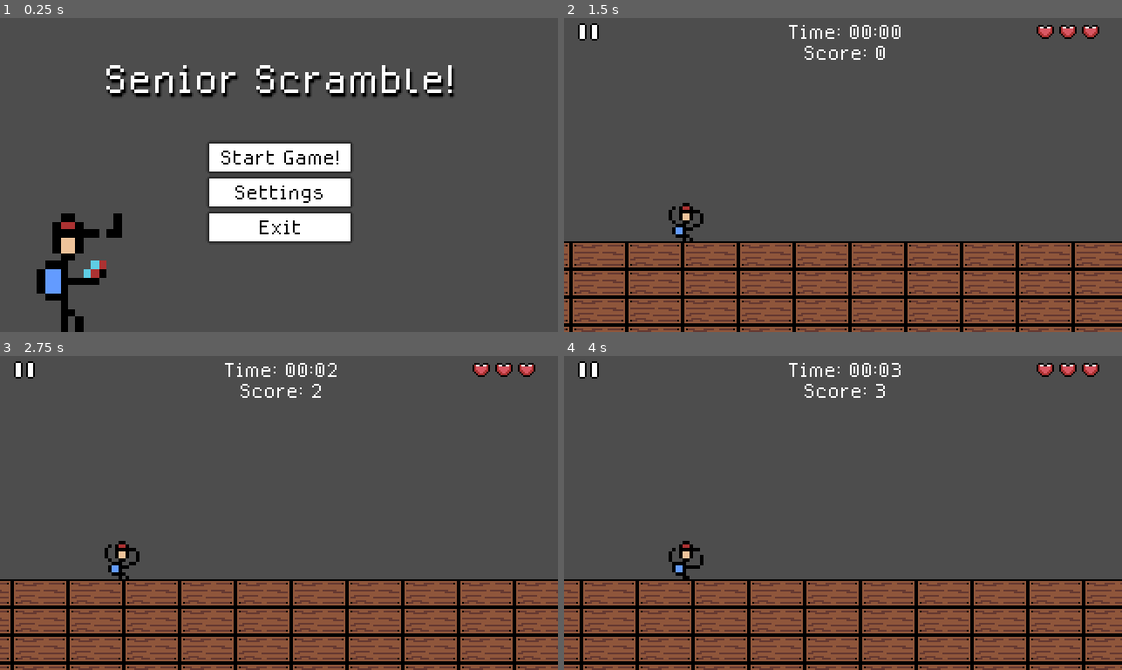
Above: before the commit, frames 1-4 (two rows, left to right).
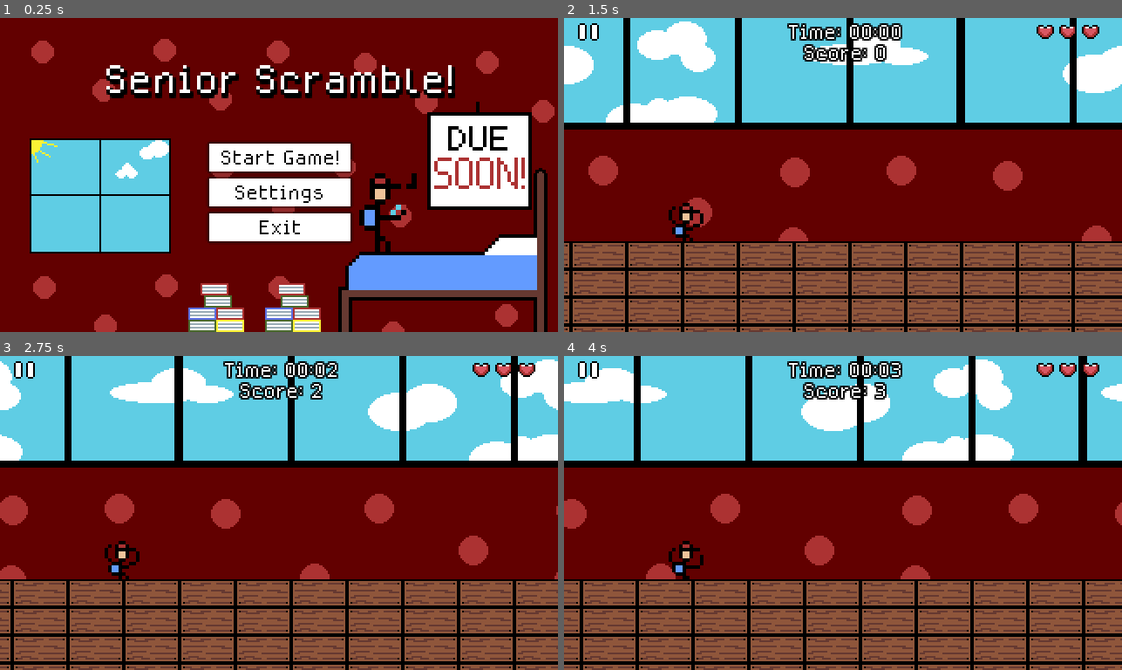
Above: after the commit, the same moments.

Repository: jmate03/Senior-Scramble
Game: Godot game, scene res://scenes/main_menu.tscn
Two runs of this game, one before a commit and one after it. Both use one fixed random seed, a clock stepped at 60 frames per second and the inputs below.
Inputs (mouse positions are in pixels of both pictures, inside the frame that each line leads up to):
- Up to frame 1 (0.25 s): no input
- Up to frame 2 (1.5 s): click "Start Game!" at 0.5 s; move the mouse to (965, 159) at 1.27 s; hold Right (ui_right) from 1.28 s (still down); right-click (965, 159) at 1.35 s
- Up to frame 3 (2.75 s): keep holding Right (ui_right); click (401, 497) at 1.52 s; move the mouse to (167, 528) at 2.02 s; right-click (167, 528) at 2.1 s; click (167, 528) at 2.27 s
- Up to frame 4 (4 s): move the mouse to (898, 443) at 2.77 s; release Right (ui_right) at 2.78 s; hold Left (ui_left) 2.78-3.53 s; right-click (898, 443) at 2.85 s; move the mouse to (815, 575) at 3.52 s; hold Right (ui_right) from 3.53 s (still down); right-click (815, 575) at 3.6 s; click (815, 575) at 3.77 s

The runs differ from the first frame. In frame 1, 91% of the frame differs, in the area x 0-100%, y 0-100%; in frame 2, 70%; in frame 3, 70%; in frame 4, 70%.

Commit message:
added backgrounds
added parallax background for the game, decorated main menu screen

Diff:
--- /dev/null
+++ b/scenes/background.gd
@@ -0,0 +1,14 @@
+extends Node2D
+@onready var parallax = $ParallaxBackground
+
+# Called when the node enters the scene tree for the first time.
+func _ready() -> void:
+	pass # Replace with function body.
+
+
+# Called every frame. 'delta' is the elapsed time since the previous frame.
+func _process(delta: float) -> void:
+	pass
+
+func scroll(speed, delta):
+	parallax.scroll_offset.x -= speed*delta
--- /dev/null
+++ b/scenes/background.tscn
@@ -0,0 +1,25 @@
+[gd_scene load_steps=4 format=3 uid="uid://dapy7lw0hgcdd"]
+
+[ext_resource type="Script" uid="uid://c4w5pwijtbdg3" path="res://scenes/background.gd" id="1_jougr"]
+[ext_resource type="Texture2D" uid="uid://bive1h6th8syu" path="res://assets/Background/parallax2.png" id="1_y0upk"]
+[ext_resource type="Texture2D" uid="uid://djdn0cdx5ljfw" path="res://assets/Background/parallax1.png" id="2_jougr"]
+
+[node name="Background" type="Node2D"]
+script = ExtResource("1_jougr")
+
+[node name="ParallaxBackground" type="ParallaxBackground" parent="."]
+
+[node name="Background" type="ParallaxLayer" parent="ParallaxBackground"]
+motion_scale = Vector2(0.6, 0.6)
+motion_mirroring = Vector2(320, 0)
+
+[node name="Sky" type="Sprite2D" parent="ParallaxBackground/Background"]
+texture = ExtResource("1_y0upk")
+centered = false
+
+[node name="Foreground" type="ParallaxLayer" parent="ParallaxBackground"]
+motion_mirroring = Vector2(320, 0)
+
+[node name="Wall" type="Sprite2D" parent="ParallaxBackground/Foreground"]
+texture = ExtResource("2_jougr")
+centered = false
--- a/scenes/game.tscn
+++ b/scenes/game.tscn
@@ -7,6 +7,7 @@
 [ext_resource type="FontFile" uid="uid://cnk4iqinc1vkp" path="res://assets/MedodicaRegular.otf" id="3_p57ef"]
 [ext_resource type="Texture2D" uid="uid://bdxta7g842tk2" path="res://assets/UI/pause.png" id="3_u5sy4"]
 [ext_resource type="PackedScene" uid="uid://ctlp3dhm2xje3" path="res://scenes/obstacle_spawner.tscn" id="5_iywne"]
+[ext_resource type="PackedScene" uid="uid://dapy7lw0hgcdd" path="res://scenes/background.tscn" id="8_gee14"]
 
 [sub_resource type="StyleBoxFlat" id="StyleBoxFlat_u5sy4"]
 bg_color = Color(0.235937, 0.235937, 0.235937, 1)
@@ -175,6 +176,8 @@
 theme_override_fonts/font = ExtResource("3_p57ef")
 text = "Return to Main Menu"
 
+[node name="Background" parent="." instance=ExtResource("8_gee14")]
+
 [node name="Player" parent="." instance=ExtResource("1_uwrxv")]
 position = Vector2(70, 130)
 
--- a/scenes/ground.tscn
+++ b/scenes/ground.tscn
@@ -1,6 +1,6 @@
 [gd_scene load_steps=5 format=4 uid="uid://8d08jrf8kku2"]
 
-[ext_resource type="Texture2D" uid="uid://bxbfqvbqmnrxj" path="res://assets/wood_floor.png" id="1_mi8v4"]
+[ext_resource type="Texture2D" uid="uid://bxbfqvbqmnrxj" path="res://assets/Background/wood_floor.png" id="1_mi8v4"]
 [ext_resource type="Script" uid="uid://dnsgv87t3fbrk" path="res://scripts/ground.gd" id="2_lmksl"]
 
 [sub_resource type="TileSetAtlasSource" id="TileSetAtlasSource_lbhrr"]
--- a/scenes/main_menu.tscn
+++ b/scenes/main_menu.tscn
@@ -1,10 +1,28 @@
-[gd_scene load_steps=17 format=3 uid="uid://bphehqrf67473"]
+[gd_scene load_steps=25 format=3 uid="uid://bphehqrf67473"]
 
 [ext_resource type="Script" uid="uid://dxge4xu6fn5by" path="res://scripts/main_menu.gd" id="1_ekxnf"]
 [ext_resource type="FontFile" uid="uid://cnk4iqinc1vkp" path="res://assets/MedodicaRegular.otf" id="1_l6cm7"]
+[ext_resource type="Texture2D" uid="uid://dbyv0n32gc055" path="res://assets/Background/mainmenubg.png" id="2_rtw2f"]
 [ext_resource type="Texture2D" uid="uid://bch0wlfa4o8d0" path="res://assets/Player/player_idle.png" id="3_bqqt6"]
 [ext_resource type="Script" uid="uid://3orj5xv2jc2v" path="res://scripts/idle_player.gd" id="4_wu84c"]
 [ext_resource type="Texture2D" uid="uid://d3pyr6jq2ve7f" path="res://assets/UI/backbutton.png" id="5_8ln24"]
+[ext_resource type="Texture2D" uid="uid://bdgtabhuv5ykd" path="res://assets/Obstacles/textbooks.png" id="7_tbmy8"]
+[ext_resource type="Texture2D" uid="uid://dslxltcj0sard" path="res://assets/Obstacles/papers.png" id="8_jk1qb"]
+
+[sub_resource type="AtlasTexture" id="AtlasTexture_rcqid"]
+atlas = ExtResource("8_jk1qb")
+region = Rect2(64, 0, 32, 32)
+
+[sub_resource type="SpriteFrames" id="SpriteFrames_1ajci"]
+animations = [{
+"frames": [{
+"duration": 1.0,
+"texture": SubResource("AtlasTexture_rcqid")
+}],
+"loop": true,
+"name": &"default",
+"speed": 5.0
+}]
 
 [sub_resource type="AtlasTexture" id="AtlasTexture_wu84c"]
 atlas = ExtResource("3_bqqt6")
@@ -40,6 +58,33 @@
 "loop": true,
 "name": &"idle",
 "speed": 10.0
+}]
+
+[sub_resource type="AtlasTexture" id="AtlasTexture_5dd4i"]
+atlas = ExtResource("7_tbmy8")
+region = Rect2(0, 0, 32, 32)
+
+[sub_resource type="AtlasTexture" id="AtlasTexture_lgwnu"]
+atlas = ExtResource("7_tbmy8")
+region = Rect2(32, 0, 32, 32)
+
+[sub_resource type="SpriteFrames" id="SpriteFrames_flqon"]
+animations = [{
+"frames": [{
+"duration": 1.0,
+"texture": SubResource("AtlasTexture_5dd4i")
+}],
+"loop": false,
+"name": &"var1",
+"speed": 0.0
+}, {
+"frames": [{
+"duration": 1.0,
+"texture": SubResource("AtlasTexture_lgwnu")
+}],
+"loop": false,
+"name": &"var2",
+"speed": 0.0
 }]
 
 [sub_resource type="StyleBoxEmpty" id="StyleBoxEmpty_l6cm7"]
@@ -76,6 +121,35 @@
 grow_horizontal = 2
 grow_vertical = 2
 script = ExtResource("1_ekxnf")
+
+[node name="TextureRect" type="TextureRect" parent="."]
+layout_mode = 0
+offset_left = -160.0
+offset_top = -90.0
+offset_right = 160.0
+offset_bottom = 90.0
+texture = ExtResource("2_rtw2f")
+
+[node name="DueDecor" type="AnimatedSprite2D" parent="."]
+position = Vector2(115, -10)
+scale = Vector2(2, 2)
+sprite_frames = SubResource("SpriteFrames_1ajci")
+
+[node name="IdlePlayer" type="AnimatedSprite2D" parent="."]
+position = Vector2(58, 20)
+scale = Vector2(3, 3.062)
+sprite_frames = SubResource("SpriteFrames_tbmy8")
+script = ExtResource("4_wu84c")
+
+[node name="TextbookDecor" type="AnimatedSprite2D" parent="."]
+position = Vector2(-36, 74)
+sprite_frames = SubResource("SpriteFrames_flqon")
+animation = &"var1"
+
+[node name="TextbookDecor2" type="AnimatedSprite2D" parent="."]
+position = Vector2(8, 74)
+sprite_frames = SubResource("SpriteFrames_flqon")
+animation = &"var1"
 
 [node name="Title" type="Label" parent="."]
 layout_mode = 1
@@ -92,17 +166,10 @@
 grow_vertical = 2
 theme_override_colors/font_shadow_color = Color(0, 0, 0, 1)
 theme_override_constants/shadow_offset_y = 2
+theme_override_constants/shadow_outline_size = 4
 theme_override_fonts/font = ExtResource("1_l6cm7")
 theme_override_font_sizes/font_size = 32
 text = "Senior Scramble!"
-
-[node name="IdlePlayer" type="AnimatedSprite2D" parent="."]
-position = Vector2(-121, 54)
-scale = Vector2(4.41406, 4.50507)
-sprite_frames = SubResource("SpriteFrames_tbmy8")
-animation = &"idle"
-frame_progress = 0.590495
-script = ExtResource("4_wu84c")
 
 [node name="VBoxContainer" type="VBoxContainer" parent="."]
 layout_mode = 1
@@ -164,6 +231,7 @@
 
 [node name="Settings" type="ColorRect" parent="."]
 unique_name_in_owner = true
+visible = false
 layout_mode = 1
 offset_left = -160.0
 offset_top = -90.0
--- a/scenes/ui.tscn
+++ b/scenes/ui.tscn
@@ -18,6 +18,8 @@
 offset_right = -135.0
 offset_bottom = 28.0
 grow_horizontal = 0
+theme_override_colors/font_outline_color = Color(0, 0, 0, 1)
+theme_override_constants/outline_size = 4
 theme_override_fonts/font = ExtResource("1_nt7q6")
 text = "Score: 0"
 
@@ -29,6 +31,8 @@
 offset_right = 30.0
 offset_bottom = 16.0
 grow_horizontal = 2
+theme_override_colors/font_outline_color = Color(0, 0, 0, 1)
+theme_override_constants/outline_size = 4
 theme_override_fonts/font = ExtResource("1_nt7q6")
 text = "Time: 0:00"
 
--- a/scripts/game.gd
+++ b/scripts/game.gd
@@ -6,6 +6,8 @@
 
 @onready var player = $Player
 @onready var obstacle_spawner = $obstacle_spawner
+@onready var background = $Background
+@onready var ground = $Ground
 
 # Called when the node enters the scene tree for the first time.
 func _ready() -> void:
@@ -28,6 +30,8 @@
 	if game_running:
 		update_time(delta)
 		update_score(delta)
+		var ground_speed = ground.SCROLL_SPEED
+		background.scroll(ground_speed, delta)
 	if Input.is_action_just_pressed("pause"):
 		_on_pause_button_pressed()
 
--- a/scripts/main_menu.gd
+++ b/scripts/main_menu.gd
@@ -32,5 +32,4 @@
 
 
 func _on_apply_pressed() -> void:
-	print("apply pressed")
 	AudioServer.set_bus_volume_db(0, linear_to_db(%MusicSlider.value))
Binary file added: assets/Background/mainmenubg.png
Not shown, added: assets/Background/mainmenubg.png.import
Binary file added: assets/Background/parallax1.png
Not shown, added: assets/Background/parallax1.png.import
Binary file added: assets/Background/parallax2.png
Not shown, changed: assets/Background/parallax2.png.import
Renamed: assets/wood_floor.png -> assets/Background/wood_floor.png
Not shown, added: assets/Background/wood_floor.png.import
Not shown, added: scenes/background.gd.uid
Not shown: 1 places in scenes/game.tscn that only renumber resources
